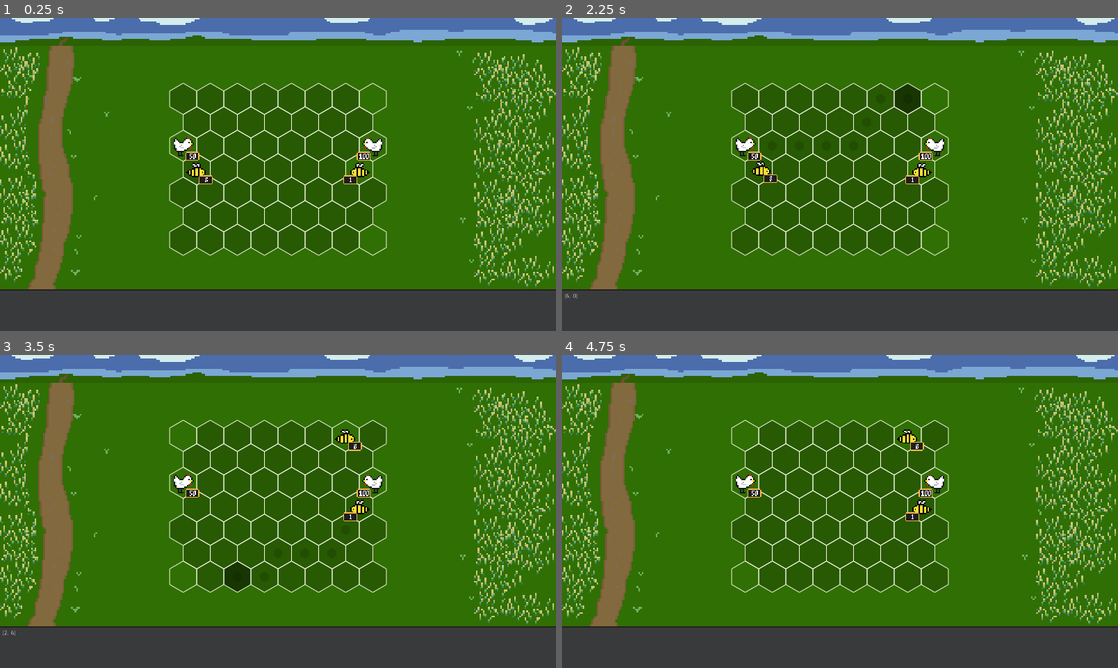
Above: before the commit, frames 1-4 (two rows, left to right).
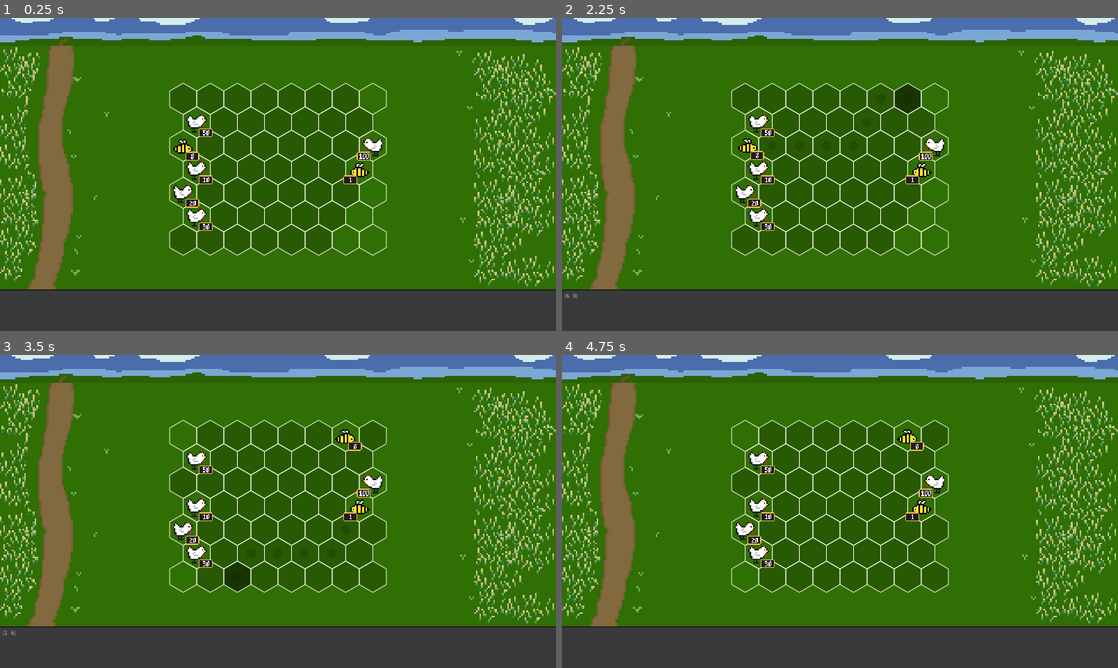
Above: after the commit, the same moments.

Repository: jerome-ceccato/HommLite
Game: Godot game, scene res://combat/CombatScene.tscn
Two runs of this game, one before a commit and one after it. Both use one fixed random seed, a clock stepped at 60 frames per second and the inputs below.
Inputs (mouse positions are in pixels of both pictures, inside the frame that each line leads up to):
- Up to frame 1 (0.25 s): no input
- Up to frame 2 (2.25 s): tap Enter at 0.5, 2 s; move the mouse to (639, 312) at 0.52 s; tap Shift at 0.6, 1.35, 2.1 s; click (639, 312) at 0.67 s; tap Space at 1.25 s; move the mouse to (728, 190) at 1.27 s; click (728, 190) at 1.42 s; move the mouse to (895, 105) at 2.02 s; click (895, 105) at 2.17 s
- Up to frame 3 (3.5 s): move the mouse to (250, 574) at 2.77 s; tap Shift at 2.85 s; click (250, 574) at 2.92 s
- Up to frame 4 (4.75 s): tap Space at 3.5 s; move the mouse to (1006, 558) at 3.52 s; tap Shift at 3.6, 4.35 s; click (1006, 558) at 3.67 s; tap Enter at 4.25 s; move the mouse to (673, 464) at 4.27 s; click (673, 464) at 4.42 s

The runs differ from the first frame. In frame 1, 0.9% of the frame differs, in the area x 31-39%, y 30-68%; in frame 2, 1.0%; in frame 3, 1.0%; in frame 4, 1.0%.

Commit message:
path finding with flying

Diff:
--- a/hommlite/combat/CombatScene.gd
+++ b/hommlite/combat/CombatScene.gd
@@ -13,6 +13,9 @@
 	left_army = _create_army([
 		StackData.new(UnitFactory.chicken(), 50),
 		StackData.new(UnitFactory.bee(), 8),
+		StackData.new(UnitFactory.chicken(), 10),
+		StackData.new(UnitFactory.chicken(), 20),
+		StackData.new(UnitFactory.chicken(), 30),
 	])
 
 	right_army = _create_army([
--- a/hommlite/combat/logic/BattleGrid.gd
+++ b/hommlite/combat/logic/BattleGrid.gd
@@ -25,7 +25,7 @@
 
 
 func valid_neighbors(origin: BattleCoords) -> Array:
-	var all_coords = HexUtils.nearby_coords(origin, 1)
+	var all_coords = HexUtils.nearby_coords(origin, _valid_coords, 1)
 	var valid_coords = []
 	for coord in all_coords:
 		if _valid_coords.has(coord.index):
@@ -34,25 +34,27 @@
 
 
 func reachable_valid_coords(origin: BattleCoords, distance: int, blocked: Array) -> Array:
-	var all_coords = HexUtils.reachable_coords(origin, distance, blocked)
-	var valid_coords = []
+	var all_coords = HexUtils.reachable_coords(origin, _valid_coords, distance, blocked)
+	var reachable_coords = []
 	for coord in all_coords:
 		if _valid_coords.has(coord.index):
-			valid_coords.append(coord)
-	return valid_coords
+			reachable_coords.append(coord)
+	return reachable_coords
 
 
-func path_find(origin: BattleCoords, target: BattleCoords, blocked: Array) -> Array:
-	for coords in blocked:
-		_pathfinder.set_point_disabled(coords.index, true)
+func path_find(origin: BattleStack, target: BattleCoords, allowed_points: Array) -> Array:
+	var lookup = {}
+	for point in allowed_points:
+		lookup[point.index] = point
+
+	for coords in _valid_coords.values():
+		var enabled = lookup.has(coords.index) or origin.stack.unit.flying
+		_pathfinder.set_point_disabled(coords.index, !enabled)
 
 	var path = []
-	var path_indexes = _pathfinder.get_id_path(origin.index, target.index)
+	var path_indexes = _pathfinder.get_id_path(origin.coordinates.index, target.index)
 	for index in path_indexes:
 		path.append(_valid_coords[index])
-
-	for coords in blocked:
-		_pathfinder.set_point_disabled(coords.index, false)
 
 	return path
 
--- a/hommlite/combat/logic/BattleState.gd
+++ b/hommlite/combat/logic/BattleState.gd
@@ -52,30 +52,39 @@
 
 
 func can_attack(source: BattleStack, target: BattleStack) -> bool:
-	var blocked_coords = []
-	for stack in _stacks.values():
-		if stack.id != target.id:
-			blocked_coords.append(stack.coordinates)
-
-	var all_coords = _grid.reachable_valid_coords(source.coordinates, source.stack.unit.speed + 1, blocked_coords)
+	var all_coords = _reachability(source, source.stack.unit.speed + 1, target.coordinates)
 	return _array_contains_coords(all_coords, target.coordinates)
 
 
 func reachable_coords(stack: BattleStack) -> Array: # [BattleCoords]
+	return _reachability(stack, stack.stack.unit.speed, null)
+
+
+func _reachability(source: BattleStack, distance: int, excluded: BattleCoords) -> Array:
+	var flying = source.stack.unit.flying
 	var blocked_coords = []
-	for stack in _stacks.values():
-		blocked_coords.append(stack.coordinates)
+	var excluded_index = excluded.index if excluded else -1
 
-	return _grid.reachable_valid_coords(stack.coordinates, stack.stack.unit.speed, blocked_coords)
+	if !flying:
+		for stack in _stacks.values():
+			if stack.coordinates.index != excluded_index:
+				blocked_coords.append(stack.coordinates)
+
+	var coords = _grid.reachable_valid_coords(source.coordinates, distance, blocked_coords)
+
+	if flying:
+		var fixed_coords = []
+		for coord in coords:
+			if !_stacks.has(coord.index) or coord.index == excluded_index:
+				fixed_coords.append(coord)
+		return fixed_coords
+	else:
+		return coords
 
 
 func path_find(source: BattleStack, target: BattleCoords) -> Array: # [BattleCoords]
-	var blocked_coords = []
-	for stack in _stacks.values():
-		if stack.id != source.id:
-			blocked_coords.append(stack.coordinates)
-
-	return _grid.path_find(source.coordinates, target, blocked_coords)
+	var all_coords = _reachability(source, source.stack.unit.speed + 1, target)
+	return _grid.path_find(source, target, all_coords)
 
 
 func _array_contains_coords(array: Array, coords: BattleCoords) -> bool:
--- a/hommlite/combat/logic/HexUtils.gd
+++ b/hommlite/combat/logic/HexUtils.gd
@@ -3,18 +3,20 @@
 # Hex operations
 # Adapted from https://www.redblobgames.com/grids/hexagons
 
-static func nearby_coords(origin: BattleCoords, distance: int) -> Array:
+static func nearby_coords(origin: BattleCoords, valid_coords: Dictionary, distance: int) -> Array:
 	var center = oddr_to_cube(origin)
 	var results = []
 	for x in range(-distance, distance + 1):
 		for y in range(max(-distance, -x - distance), min(distance, -x + distance) + 1):
 			var z = -x - y
 			var cube = center + Vector3(x, y, z)
-			results.append(cube_to_oddr(cube))
+			var coord = cube_to_oddr(cube)
+			if valid_coords.has(coord.index):
+				results.append(coord)
 	return results
 
 
-static func reachable_coords(origin: BattleCoords, distance: int, blocked: Array) -> Array:
+static func reachable_coords(origin: BattleCoords, valid_coords: Dictionary, distance: int, blocked: Array) -> Array:
 	var visited = {}
 	var blocked_lookup = {}
 	var fringes = []
@@ -29,7 +31,7 @@
 		for hex in fringes[k - 1]:
 			for dir in range(6):
 				var neighbor = oddr_offset_neighbor(hex, dir)
-				if !visited.has(neighbor.index) and !blocked_lookup.has(neighbor.index):
+				if !visited.has(neighbor.index) and !blocked_lookup.has(neighbor.index) and valid_coords.has(neighbor.index):
 					visited[neighbor.index] = neighbor
 					fringes[k].append(neighbor)
 	return visited.values()
